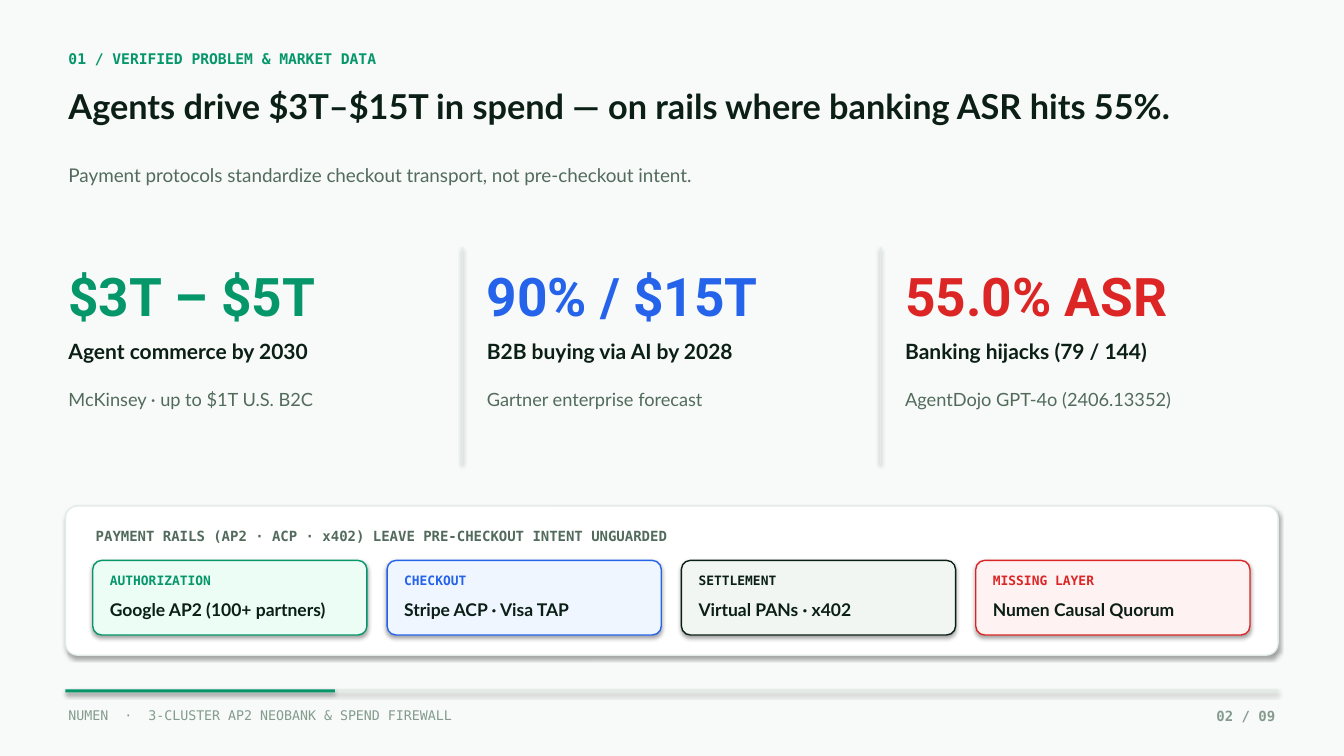
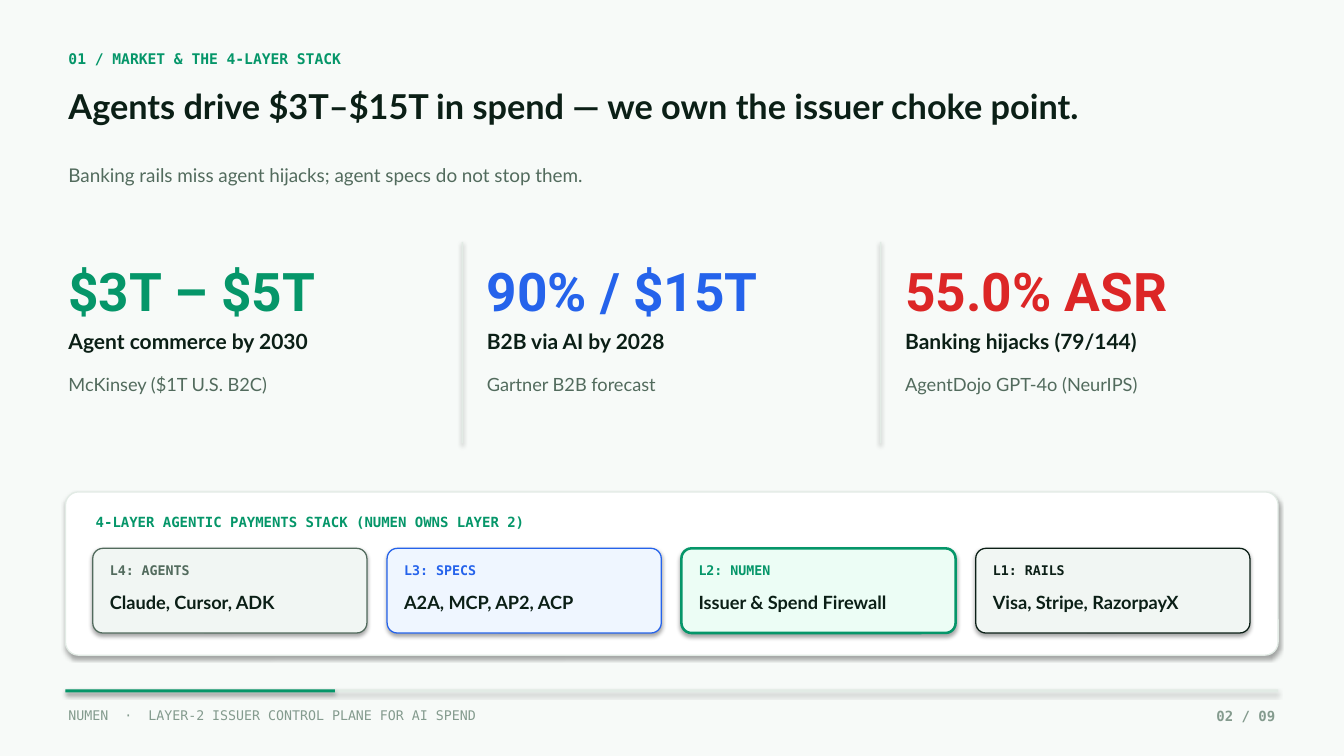
Before and after one commit to tanish19078/numen, a slide deck: slide 2 of deck/Numen_Pitch_Deck.pptx. Drawn at 1344x756 pixels with LibreOffice and Linux fonts; fonts in the diff are those of the drawing. Boxes give left, top, right and bottom in pixels: in the first picture for what was removed or moved away, otherwise in the second. Text is boxed around its words. In the diff, an @@ line names an element or a change of style, - is before the commit and + after.

Commit message:
pitch: reposition Numen as Layer-2 Fintech Issuer Control Plane with Zero-Charter Feasibility & 3-Stream Business Model

```diff
--- a/deck/Numen_Pitch_Deck.pptx
+++ b/deck/Numen_Pitch_Deck.pptx
@@ text at (68, 53, 341, 65): text changed @@
-01 / VERIFIED PROBLEM & MARKET DATA
+01 / MARKET & THE 4-LAYER STACK
@@ text at (68, 90, 1079, 125): text changed @@
-Agents drive $3T–$15T in spend — on rails where banking ASR hits 55%.
+Agents drive $3T–$15T in spend — we own the issuer choke point.
@@ text at (68, 168, 582, 186): text changed @@
-Payment protocols standardize checkout transport, not pre-checkout intent.
+Banking rails miss agent hijacks; agent specs do not stop them.
@@ text "$3T – $5T": place and size @@
-text "$3T – $5T" at (68, 272, 315, 322)
+text "$3T – $5T" at (68, 267, 315, 317)
@@ rectangle: place and size @@
-rectangle at (462, 247, 463, 464)
+rectangle at (462, 242, 463, 444)
@@ text "90% / $15T": place and size @@
-text "90% / $15T" at (487, 272, 757, 322)
+text "90% / $15T" at (487, 267, 757, 317)
@@ rectangle: place and size @@
-rectangle at (880, 247, 881, 464)
+rectangle at (880, 242, 881, 444)
@@ text "55.0% ASR": place and size @@
-text "55.0% ASR" at (905, 277, 1167, 317)
+text "55.0% ASR" at (905, 272, 1167, 312)
@@ text "Agent commerce by 2030": place and size @@
-text "Agent commerce by 2030" at (68, 343, 308, 363)
+text "Agent commerce by 2030" at (68, 333, 308, 353)
@@ text at (487, 333, 665, 353): text changed @@
-B2B buying via AI by 2028
+B2B via AI by 2028
@@ text at (905, 332, 1137, 353): spaces changed @@
-Banking hijacks (79 / 144)
+Banking hijacks (79/144)
@@ text at (68, 376, 267, 394): text changed @@
-McKinsey · up to $1T U.S. B2C
+McKinsey ($1T U.S. B2C)
@@ text at (487, 378, 655, 391): text changed @@
-Gartner enterprise forecast
+Gartner B2B forecast
@@ text at (905, 377, 1137, 395): text changed @@
-AgentDojo GPT-4o (2406.13352)
+AgentDojo GPT-4o (NeurIPS)
@@ rounded rectangle: place and size @@
-rounded rectangle at (66, 506, 1278, 655)
+rounded rectangle at (66, 492, 1278, 655)
@@ text at (96, 516, 524, 529): text changed; text colour #526B5D to #059669 @@
-PAYMENT RAILS (AP2 · ACP · x402) LEAVE PRE-CHECKOUT INTENT UNGUARDED
+4-LAYER AGENTIC PAYMENTS STACK (NUMEN OWNS LAYER 2)
@@ rounded rectangle: place and size @@
-rounded rectangle at (93, 561, 367, 635)
+rounded rectangle at (93, 548, 367, 633)
@@ rounded rectangle at (93, 548, 367, 633): fill #ECFDF5 to #F1F6F3; outline #059669 1 pt to #526B5D 0.9 pt @@
@@ text at (110, 565, 190, 575): text changed; size 9.2 to 9.5 pt; text colour #059669 to #526B5D @@
-AUTHORIZATION
+L4: AGENTS
@@ rounded rectangle: place and size @@
-rounded rectangle at (387, 561, 661, 635)
+rounded rectangle at (387, 548, 661, 633)
@@ rounded rectangle at (387, 548, 661, 633): outline #2563EB 1 pt to #2563EB 0.9 pt @@
@@ text at (404, 565, 476, 575): text changed; size 9.2 to 9.5 pt @@
-CHECKOUT
+L3: SPECS
@@ rounded rectangle: place and size @@
-rounded rectangle at (682, 561, 956, 635)
+rounded rectangle at (682, 548, 956, 633)
@@ rounded rectangle at (682, 548, 956, 633): fill #F1F6F3 to #ECFDF5; outline #0B1F16 1 pt to #059669 1.8 pt @@
@@ text at (699, 564, 770, 578): text changed; size 9.2 to 9.5 pt; text colour #0B1F16 to #059669 @@
-SETTLEMENT
+L2: NUMEN
@@ rounded rectangle: place and size @@
-rounded rectangle at (976, 561, 1250, 635)
+rounded rectangle at (976, 548, 1250, 633)
@@ rounded rectangle at (976, 548, 1250, 633): fill #FEF2F2 to #F1F6F3; outline #DC2626 1 pt to #0B1F16 0.9 pt @@
@@ text at (993, 565, 1065, 575): text changed; size 9.2 to 9.5 pt; text colour #DC2626 to #0B1F16 @@
-MISSING LAYER
+L1: RAILS
@@ text at (110, 595, 275, 612): text changed; size 12.5 to 13 pt @@
-Google AP2 (100+ partners)
+Claude, Cursor, ADK
@@ text at (404, 595, 574, 612): text changed; size 12.5 to 13 pt @@
-Stripe ACP · Visa TAP
+A2A, MCP, AP2, ACP
@@ text at (699, 595, 887, 612): text changed; size 12.5 to 13 pt @@
-Virtual PANs · x402
+Issuer & Spend Firewall
@@ text at (993, 595, 1178, 612): text changed; size 12.5 to 13 pt @@
-Numen Causal Quorum
+Visa, Stripe, RazorpayX
@@ text at (68, 710, 476, 720): text changed @@
-NUMEN · 3-CLUSTER AP2 NEOBANK & SPEND FIREWALL
+NUMEN · LAYER-2 ISSUER CONTROL PLANE FOR AI SPEND
```
Also in this commit, not shown: 7 other slides changed, 1 slide added, 1 slide removed, 3 other files.
